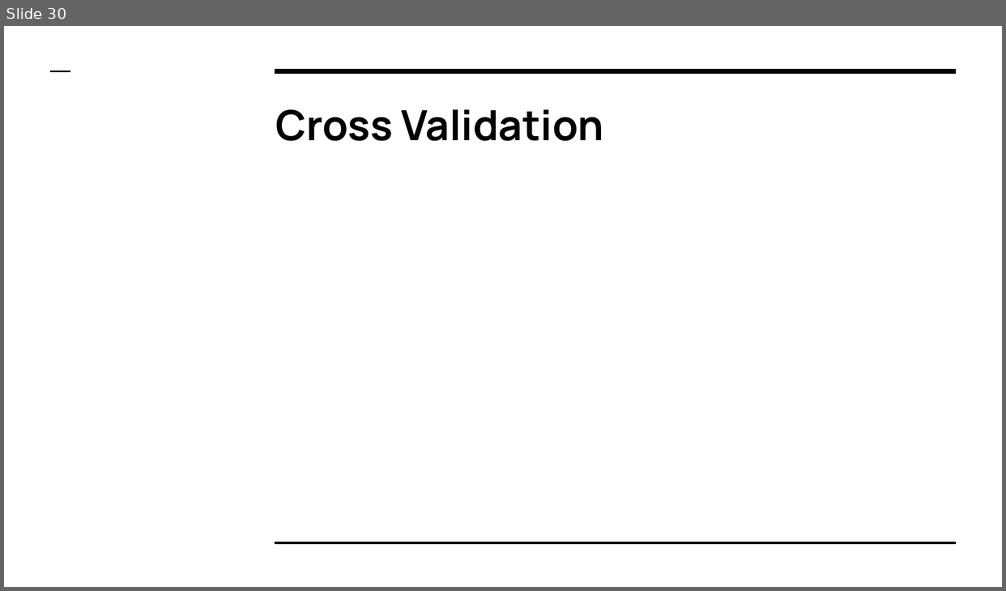
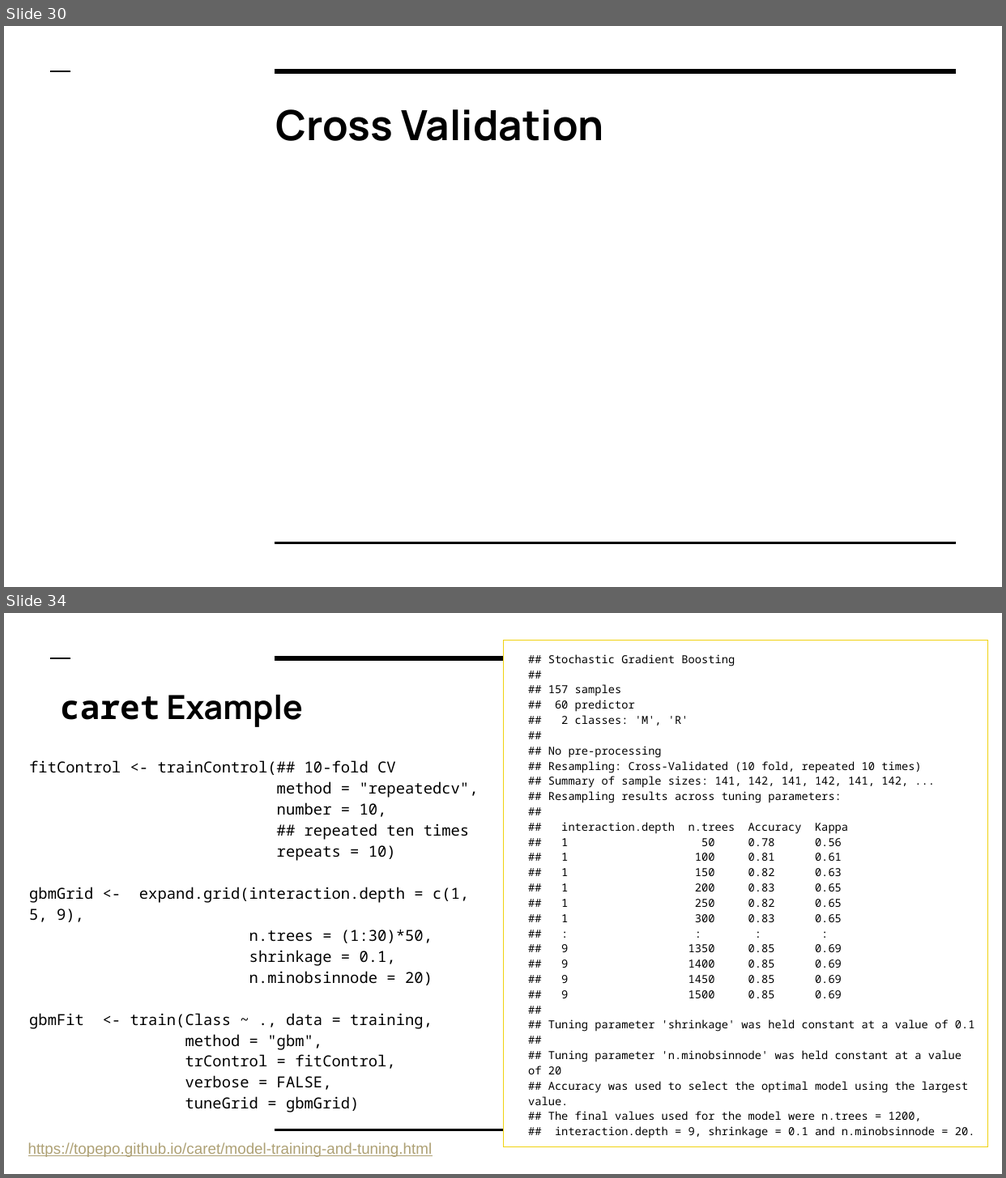
Before and after one commit to colbyford/DSBA6190-CloudComputing, a slide deck: 3 - Machine Learning/MachineLearning.pptx. Shown one above the other, each under a label of ours: slide 30 before the commit, slides 30 and 34 after it; the slides between them are not shown. The pictures are 1006x591 and 1006x1178 pixels, drawn with LibreOffice and Linux fonts; fonts in the diff are those of the drawing; grey boxes stand for pictures. Boxes give left, top, right and bottom in pixels: in the first picture for what was removed or moved away, otherwise in the second. Text is boxed around its words. In the diff, an @@ line names an element or a change of style, - is before the commit and + after.

```diff
--- a/3 - Machine Learning/MachineLearning.pptx
+++ b/3 - Machine Learning/MachineLearning.pptx
@@ slide 34 added at bbox=[4, 613, 1002, 1174], background #FFFFFF; not listed: 3 template elements that a slide beside it also shows @@
@@ text added at bbox=[503, 641, 988, 1148], fill #FFFFFF, outline #F0D210 0.75 pt, 8 pt, text #000000 @@
+## Stochastic Gradient Boosting
+##
+## 157 samples
+## 60 predictor
+## 2 classes: 'M', 'R'
+##
+## No pre-processing
+## Resampling: Cross-Validated (10 fold, repeated 10 times)
+## Summary of sample sizes: 141, 142, 141, 142, 141, 142, ...
+## Resampling results across tuning parameters:
+##
+## interaction.depth n.trees Accuracy Kappa
+## 1 50 0.78 0.56
+## 1 100 0.81 0.61
+## 1 150 0.82 0.63
+## 1 200 0.83 0.65
+## 1 250 0.82 0.65
+## 1 300 0.83 0.65
+## : : : :
+## 9 1350 0.85 0.69
+## 9 1400 0.85 0.69
+## 9 1450 0.85 0.69
+## 9 1500 0.85 0.69
+##
+## Tuning parameter 'shrinkage' was held constant at a value of 0.1
+##
+## Tuning parameter 'n.minobsinnode' was held constant at a value of 20
+## Accuracy was used to select the optimal model using the largest value.
+## The final values used for the model were n.trees = 1200,
+## interaction.depth = 9, shrinkage = 0.1 and n.minobsinnode = 20.
@@ title added at bbox=[60, 694, 303, 727], 24 pt, text #000000, bold @@
+caret Example
@@ text added at bbox=[29, 760, 479, 1113], 11 pt, text #000000 @@
+fitControl <- trainControl(## 10-fold CV
+method = "repeatedcv",
+number = 10,
+## repeated ten times
+repeats = 10)
+gbmGrid <- expand.grid(interaction.depth = c(1, 5, 9),
+n.trees = (1:30)*50,
+shrinkage = 0.1,
+n.minobsinnode = 20)
+gbmFit <- train(Class ~ ., data = training,
+method = "gbm",
+trControl = fitControl,
+verbose = FALSE,
+tuneGrid = gbmGrid)
@@ text added at bbox=[28, 1143, 432, 1157], 11 pt, text #AEA175, underline @@
+https://topepo.github.io/caret/model-training-and-tuning.html
```
Also in this commit, not shown: 1 slide changed, 3 other slides added.
